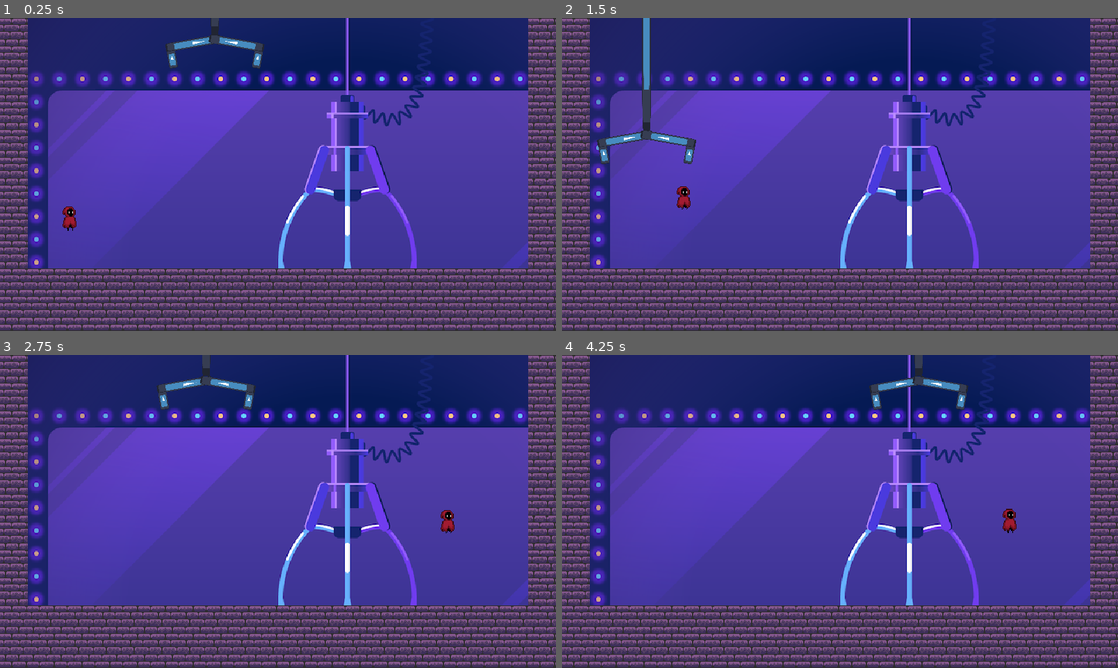
Above: before the commit, frames 1-4 (two rows, left to right).
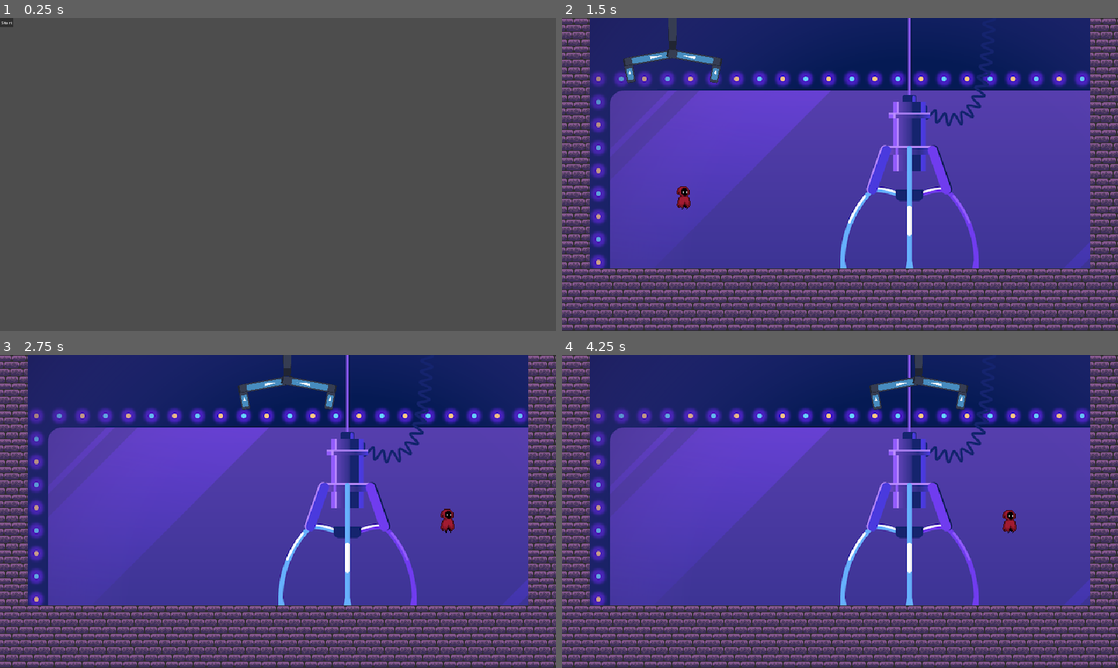
Above: after the commit, the same moments.

Repository: bonsaipropaganda/GMTK-Jam-2023
Game: Godot game, scene res://scenes/GUI/main_menu.tscn
Two runs of this game, one before a commit and one after it. Both use one fixed random seed, a clock stepped at 60 frames per second and the inputs below. Before the commit the project starts from res://scenes/claw/claw_tests.tscn. The engine's default icon, where the game draws it, is replaced by a stand-in: a white triangle on a blue panel in a dark square.
Inputs (mouse positions are in pixels of both pictures, inside the frame that each line leads up to):
- Up to frame 1 (0.25 s): no input
- Up to frame 2 (1.5 s): click (567, 21) at 0.5 s, where only the run after the commit has a clickable "Start"; tap Enter (ui_accept) at 1.25 s; move the mouse to (962, 158) at 1.27 s; hold Right (key_right) from 1.28 s (still down)
- Up to frame 3 (2.75 s): keep holding Right (key_right); tap Enter (ui_accept) at 1.52, 2.27 s; move the mouse to (166, 527) at 2.02 s
- Up to frame 4 (4.25 s): move the mouse to (895, 442) at 2.77 s; release Right (key_right) at 2.78 s; hold A (key_left) 2.78-3.53 s; move the mouse to (812, 574) at 3.52 s; hold Right (key_right) from 3.53 s (still down); tap Enter (ui_accept) at 3.77 s

The runs differ from the first frame. In frame 1, 94% of the frame differs, in the area x 0-100%, y 0-100%; in frame 2, 2.0%; in frame 3, 1.4%; in frame 4, less than 0.1%.

Commit message:
Added a main menu scene with a button that switches the scene when clicked

Diff:
--- a/project.godot
+++ b/project.godot
@@ -11,7 +11,7 @@
 [application]
 
 config/name="GMTK Game Jam 2023 - Claw Game"
-run/main_scene="res://scenes/claw/claw_tests.tscn"
+run/main_scene="res://scenes/GUI/main_menu.tscn"
 config/features=PackedStringArray("4.1", "Forward Plus")
 config/icon="res://icon.svg"
 
--- /dev/null
+++ b/scenes/GUI/main_menu.gd
@@ -0,0 +1,16 @@
+extends Control
+
+@export var main_game_scene: PackedScene
+
+# Called when the node enters the scene tree for the first time.
+func _ready():
+	pass # Replace with function body.
+
+
+# Called every frame. 'delta' is the elapsed time since the previous frame.
+func _process(delta):
+	pass
+
+
+func _on_start_button_pressed():
+	get_tree().change_scene_to_packed(main_game_scene)
--- /dev/null
+++ b/scenes/GUI/main_menu.tscn
@@ -0,0 +1,22 @@
+[gd_scene load_steps=3 format=3 uid="uid://b2xc4746qduib"]
+
+[ext_resource type="Script" path="res://scenes/GUI/main_menu.gd" id="1_myj65"]
+[ext_resource type="PackedScene" uid="uid://cutngrbp08kgw" path="res://scenes/claw/claw_tests.tscn" id="2_owbwk"]
+
+[node name="MainMenu" type="Control"]
+layout_mode = 3
+anchors_preset = 15
+anchor_right = 1.0
+anchor_bottom = 1.0
+grow_horizontal = 2
+grow_vertical = 2
+script = ExtResource("1_myj65")
+main_game_scene = ExtResource("2_owbwk")
+
+[node name="StartButton" type="Button" parent="."]
+layout_mode = 0
+offset_right = 8.0
+offset_bottom = 8.0
+text = "Start"
+
+[connection signal="pressed" from="StartButton" to="." method="_on_start_button_pressed"]
